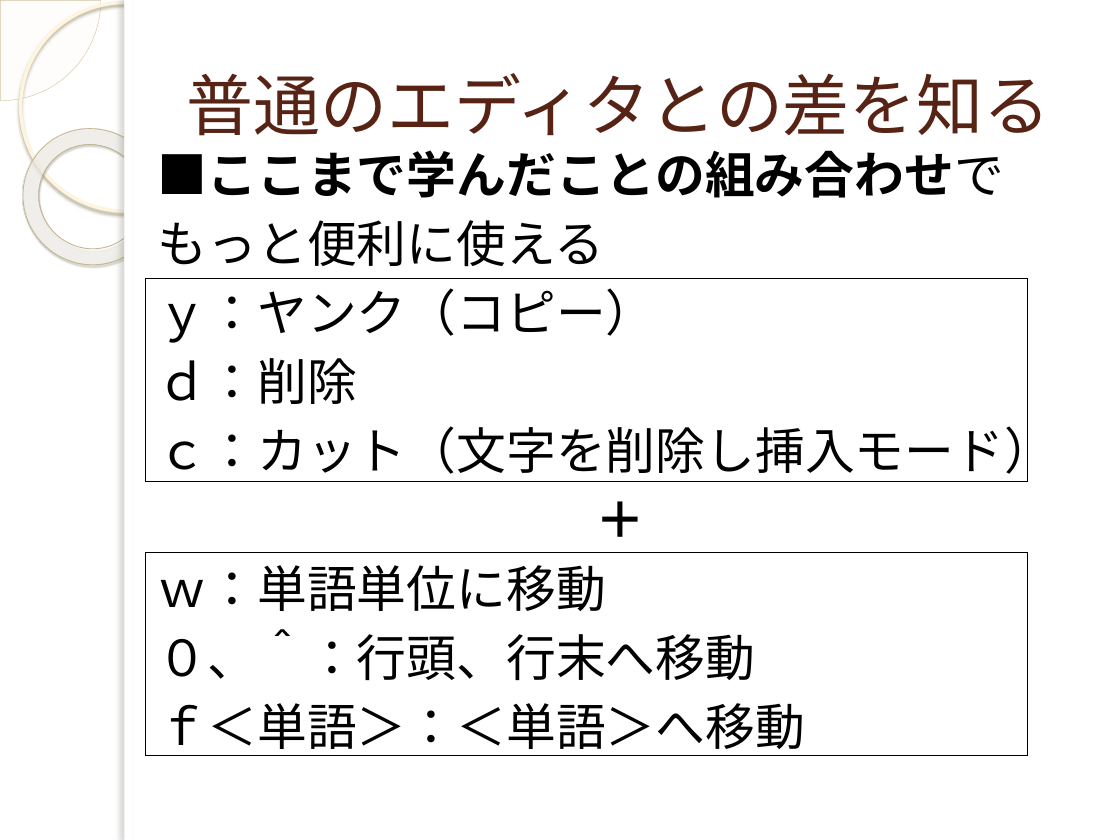
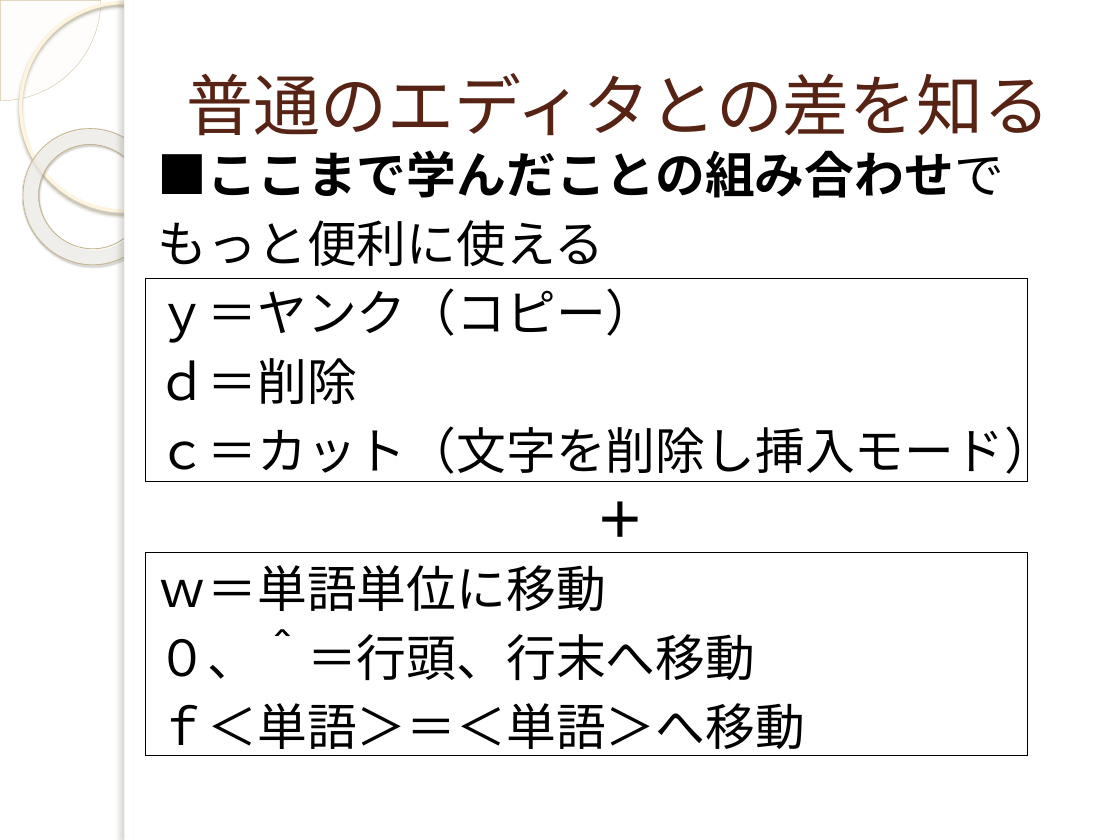
Before and after one commit to yuridonus/FEstudy, a slide deck: slide 28 of vimmer.pptx (slide 27 before the commit). Drawn at 1120x840 pixels with LibreOffice and Linux fonts; fonts in the diff are those of the drawing; background and template pictures are left out. Boxes give left, top, right and bottom in pixels: in the first picture for what was removed or moved away, otherwise in the second. Text is boxed around its words. In the diff, an @@ line names an element or a change of style, - is before the commit and + after.

```diff
--- a/vimmer.pptx
+++ b/vimmer.pptx
@@ text at (158, 288, 1054, 482): text changed @@
-ｙ：ヤンク（コピー）
-ｄ：削除
-ｃ：カット（文字を削除し挿入モード）
+ｙ＝ヤンク（コピー）
+ｄ＝削除
+ｃ＝カット（文字を削除し挿入モード）
@@ text at (158, 565, 805, 756): text changed @@
-ｗ：単語単位に移動
-０、＾：行頭、行末へ移動
-ｆ＜単語＞：＜単語＞へ移動
+ｗ＝単語単位に移動
+０、＾＝行頭、行末へ移動
+ｆ＜単語＞＝＜単語＞へ移動
```
Also in this commit, not shown: 4 other slides changed, 1 slide added, 2 other files.
